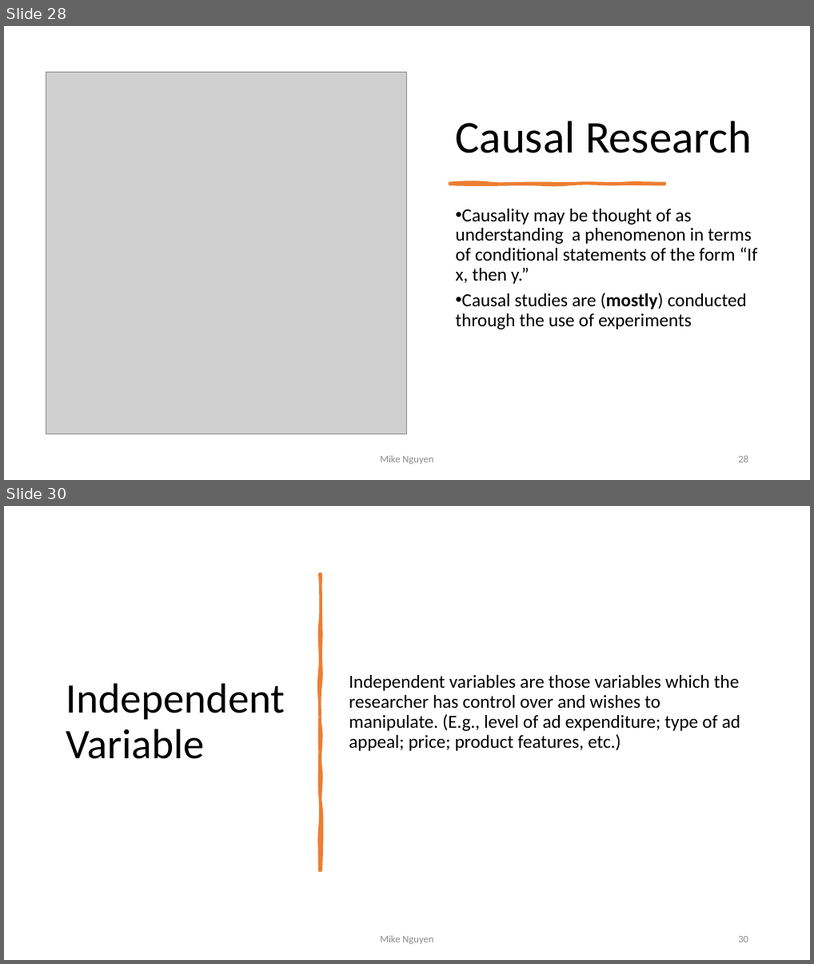
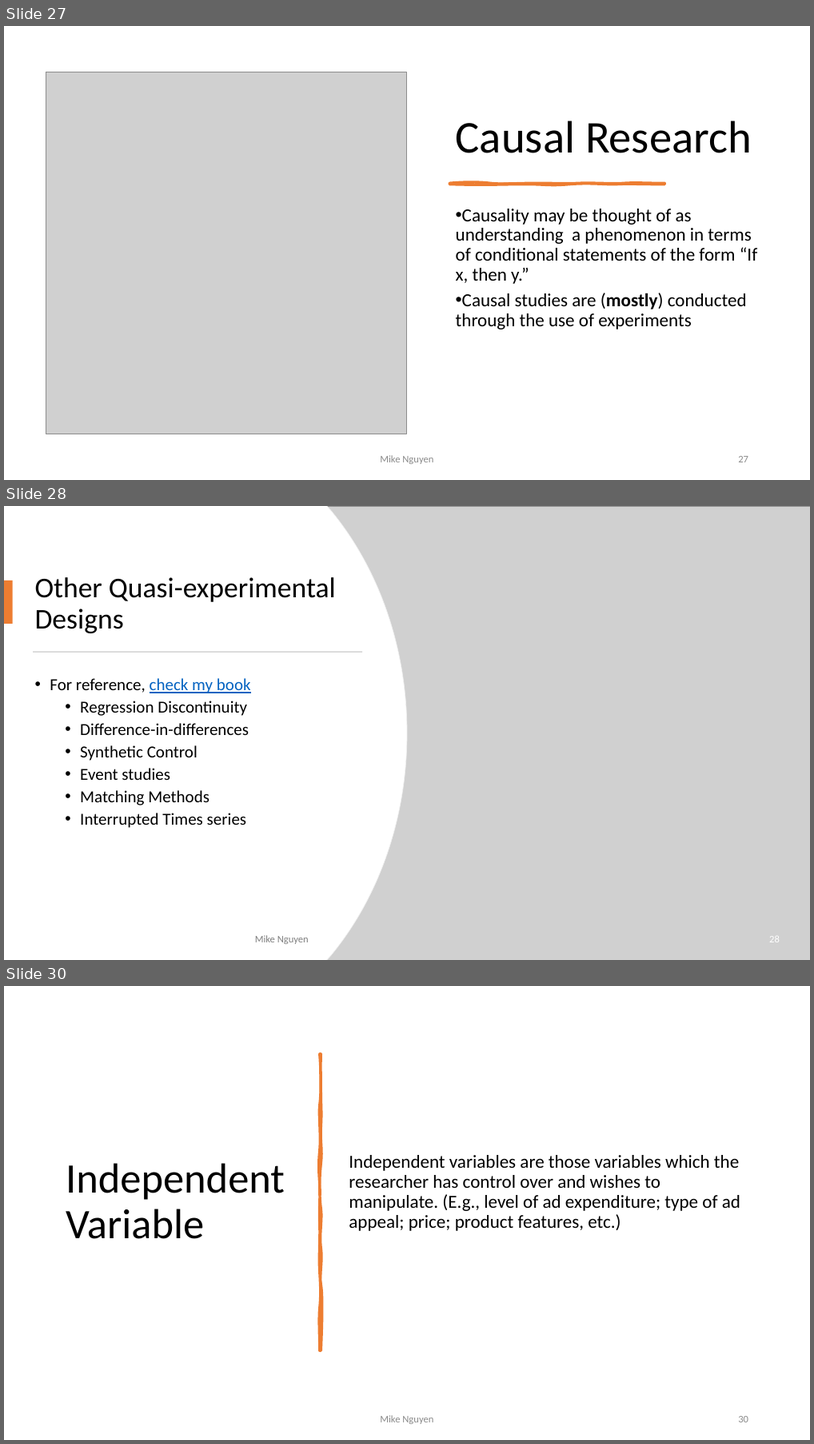
Before and after one commit to mikenguyen13/mar4050_S23_2, a slide deck: lectures/3/1_Research Design.pptx. Shown one above the other, each under a label of ours: slides 28 and 30 before the commit, slides 27, 28 and 30 after it; the slides between them are not shown. The pictures are 814x964 and 814x1444 pixels, drawn with LibreOffice and Linux fonts; fonts in the diff are those of the drawing; grey boxes stand for pictures. Boxes give left, top, right and bottom in pixels: in the first picture for what was removed or moved away, otherwise in the second. Text is boxed around its words. In the diff, an @@ line names an element or a change of style, - is before the commit and + after.

```diff
--- a/lectures/3/1_Research Design.pptx
+++ b/lectures/3/1_Research Design.pptx
@@ slide 28 added at <box>4,506,810,960</box>, background #FFFFFF @@
@@ freeform shape added at <box>4,506,407,960</box>, fill #FFFFFF, outline #EFEFEF 0.75 pt @@
@@ freeform shape added at <box>4,506,407,960</box>, fill #FFFFFF @@
@@ picture added at <box>327,506,810,960</box> @@
@@ title added at <box>35,577,336,633</box>, 34 pt, text #000000 @@
+Other Quasi-experimental Designs
@@ rectangle added at <box>4,580,13,624</box>, fill #ED7D31 @@
@@ rectangle added at <box>33,651,362,652</box>, fill #D5D5D5 @@
@@ text added at <box>50,678,251,828</box>, 20 pt, text #000000 @@
+• For reference, check my book
+  • Regression Discontinuity
+  • Difference-in-differences
+  • Synthetic Control
+  • Event studies
+  • Matching Methods
+  • Interrupted Times series
@@ text added at <box>255,935,309,944</box>, 12 pt, text #808080 @@
+Mike Nguyen
@@ page number added at <box>770,936,780,942</box>, 12 pt, text #FFFFFF @@
+28
@@ what was slide 28 is now slide 27 @@
@@ page number at <box>738,456,749,462</box>: text changed @@
-28
+27
```
Also in this commit, not shown: 9 slides changed, 3 other slides added, 1 slide removed.
